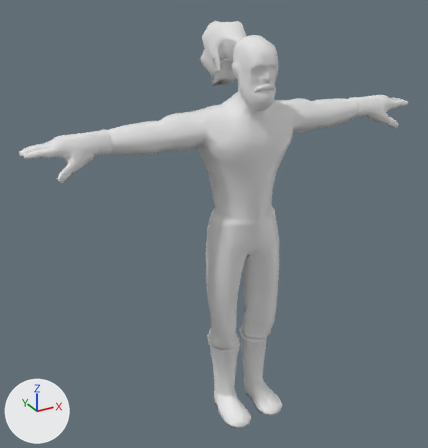
Two versions of the FBX model Assets/Models/Characters/Marauders/Marauder.fbx, one commit apart.
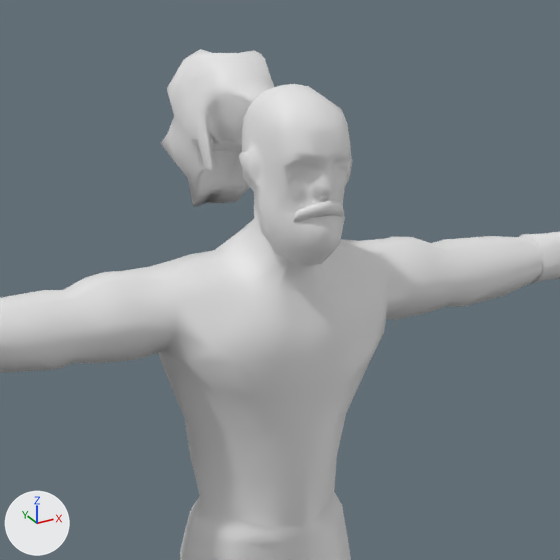
Each version is shown whole from a camera (50 mm lens) standing at (-18.83, -29.83, 29.81) and looking at (-1.31, 2.01, 13.89), then close up on the part from 31% to 85% of the width and 0% to 52% of the height. Every picture has the same lights, and +X, +Y and +Z are marked at lower left. Materials are left out; every surface is plain grey. Where no turn or scale is listed for an object, it has been applied to the vertices.

The older version as bpy lines, for what is in view:
```python
me_mesh = bpy.data.meshes.new('Mesh')
me_mesh.from_pydata(...)  # 2288 vertices, 2280 faces; spans x -13.4..13.4, y -2.4..4.5, z 0.0..26.7
me_mesh.materials.append(mat_blinn1)
ob_marauder = bpy.data.objects.new('Marauder', me_mesh)
ob_marauder.location = (0.0, 0.0, 0.0)
```
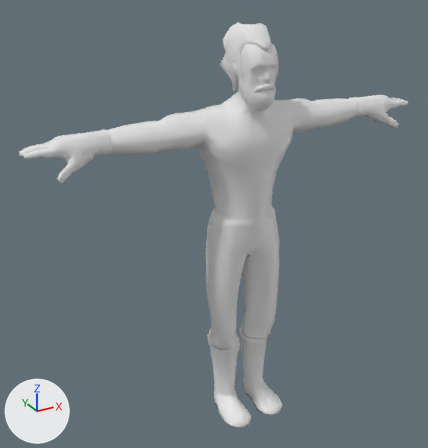
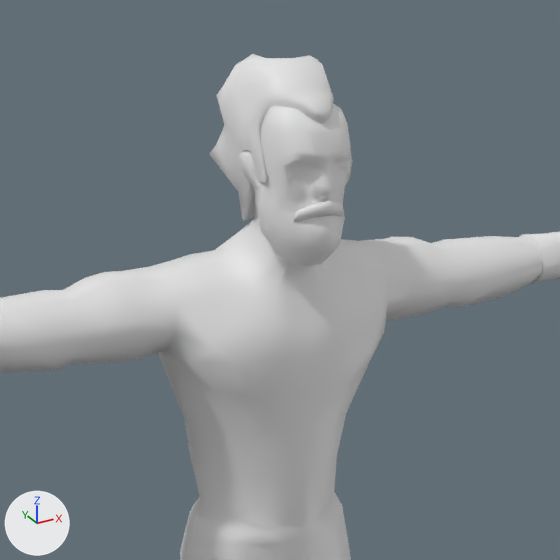
Commit message: working on marauders

Location of each change, (x1, y1, x2, y2) in pixels of the close-ups (560 x 560 px; the box of a moved part takes in the faces that stretch with it):
'Marauder', reshaped: before (0, 49, 560, 560); after (0, 54, 560, 560)
part 1 of me_mesh, moved or reshaped: before (161, 49, 274, 207); after (210, 54, 334, 221)

What the commit changed:
me_mesh has 2288 vertices, 2280 faces and spans x -13.4..13.4, y -2.4..4.5, z 0.0..26.7.
me_mesh is used by ob_marauder; location (0.0, 0.0, 0.0).
me_mesh part 1: the loose piece of 208 vertices spanning x -1.5..1.5, y 0.9..4.5, z 22.7..26.7 is moved by (0.0, -2.6, 0.1).
